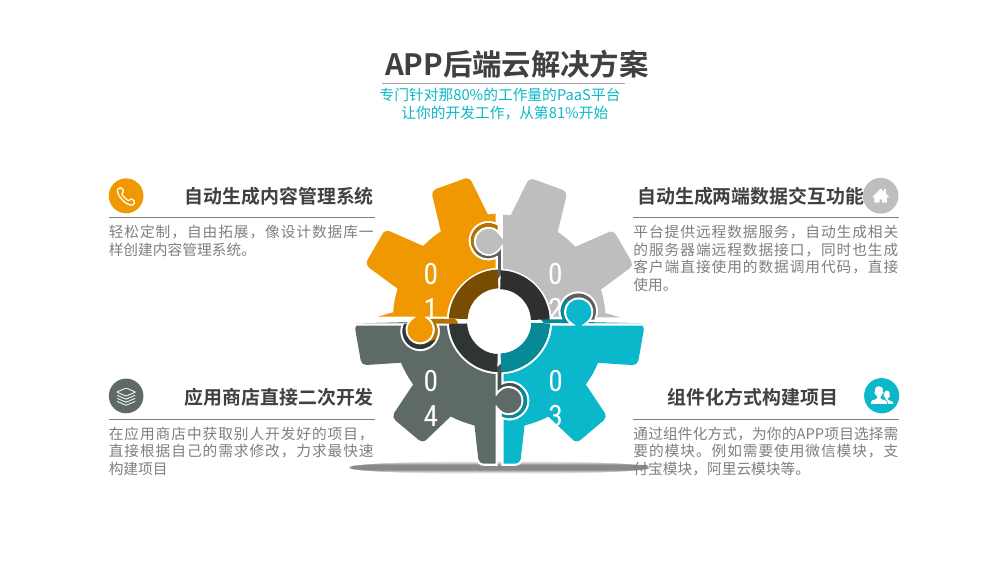
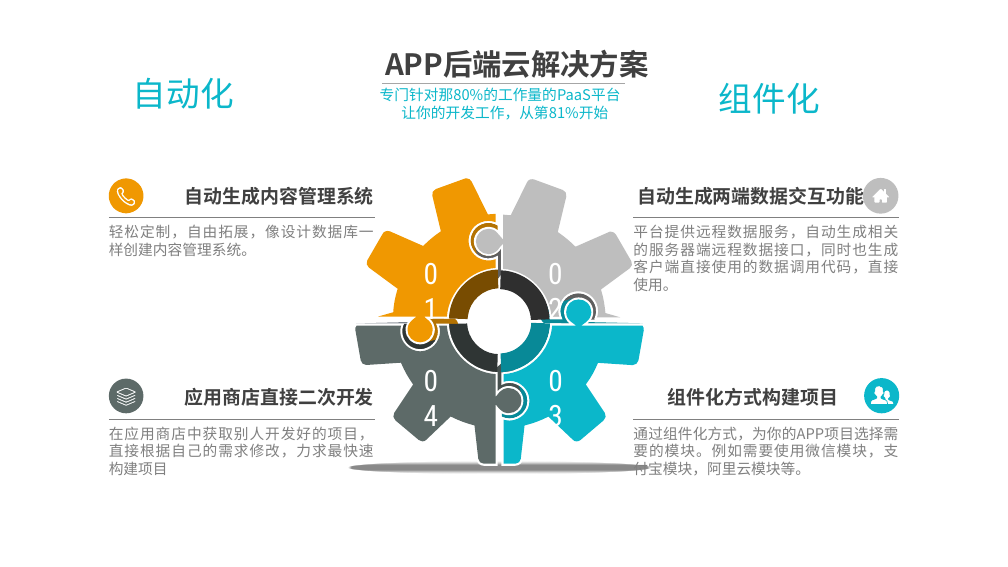
Before and after one commit to alucard263096/BP, a slide deck: slide 5 of App后端云 商业计划书 - v1 团队.pptx (slide 6 before the commit). Drawn at 1008x567 pixels with LibreOffice and Linux fonts; fonts in the diff are those of the drawing; background and template pictures are left out. Boxes give left, top, right and bottom in pixels: in the first picture for what was removed or moved away, otherwise in the second. Text is boxed around its words. In the diff, an @@ line names an element or a change of style, - is before the commit and + after.

```diff
--- a/App后端云 商业计划书 - v1 团队.pptx
+++ b/App后端云 商业计划书 - v1 团队.pptx
@@ text added at (133, 77, 234, 109), 32 pt, text #0BB7CA @@
+自动化
@@ text added at (719, 83, 820, 114), 32 pt, text #0BB7CA @@
+组件化
```
Also in this commit, not shown: 7 other slides changed.
